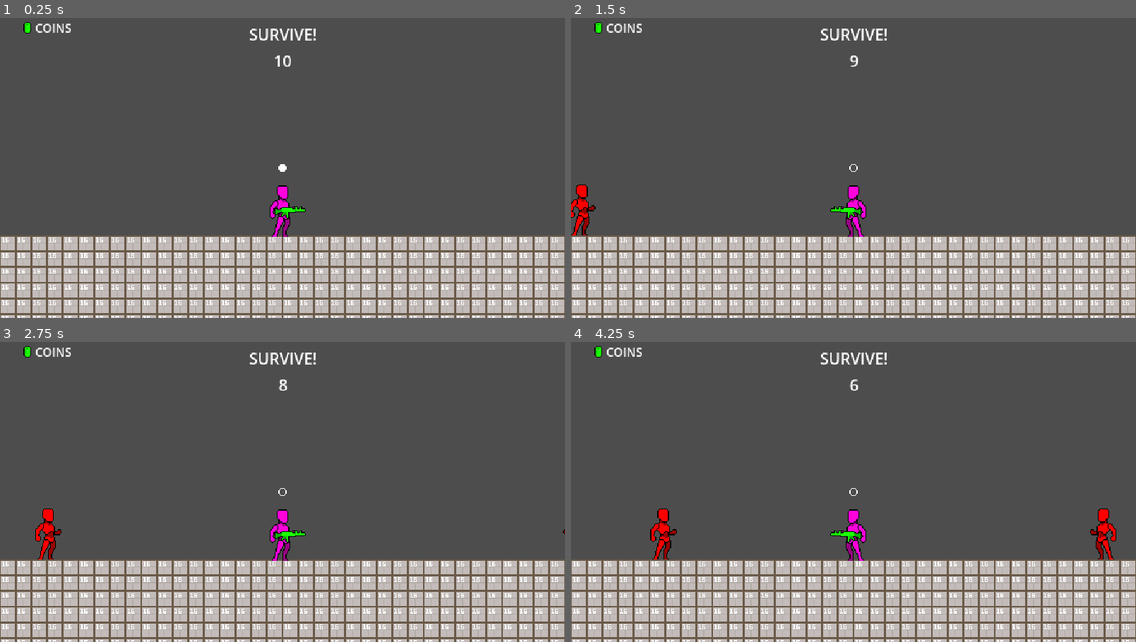
Above: before the commit, frames 1-4 (two rows, left to right).
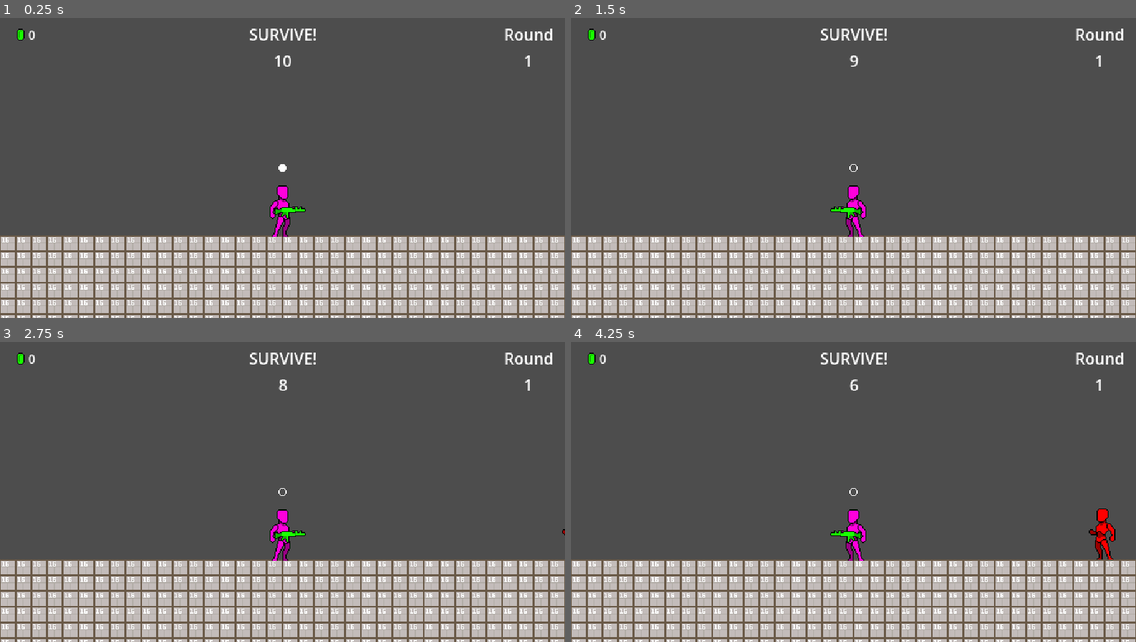
Above: after the commit, the same moments.

Repository: symbol24/sideroguesurvivor
Game: Godot game, scene res://scenes/utilities/boot.tscn
The game is run twice, just before and just after one commit, with the same random seed, the same clock (stepped at 60 frames per second) and the same inputs.
Inputs:
- Up to frame 1 (0.25 s): no input
- Up to frame 2 (1.5 s): tap Enter at 0.5 s; hold D (right) 0.53-1.28 s; hold Left (left) from 1.28 s (still down)
- Up to frame 3 (2.75 s): release Left (left) at 2.03 s; hold D (right) from 2.03 s (still down)
- Up to frame 4 (4.25 s): release D (right) at 3.53 s; hold Left (left) from 3.53 s (still down)

The runs differ from the first frame. In frame 1, 0.4% of the frame differs, in the area x 3-98%, y 1-17%; in frame 2, 0.8%; in frame 3, 0.8%; in frame 4, 1.0%, in the area x 3-98%, y 1-73%.

Commit message:
Feat: Implement buy menu, upgrade purchasing, and centralized player data
Introduces a dedicated "buy menu" UI for players to purchase upgrades between rounds. Establishes data structures (`UpgradeGroup`, `Upgrade`) and logic (`UpgradeManager`) for upgrade definitions and purchase attempts. Centralizes persistent player run data (currency, purchased upgrades) into a new `PlayerData` resource, managed by the `Game` singleton. Refines round management to include character cleanup and display of the current round number.

Diff:
--- a/code/characters/character.gd
+++ b/code/characters/character.gd
@@ -62,3 +62,7 @@
 
 func _remove_no_effect() -> void:
 	queue_free()
+
+
+func _round_end_cleanup() -> void:
+	pass
--- a/code/characters/enemies/enemy.gd
+++ b/code/characters/enemies/enemy.gd
@@ -61,3 +61,7 @@
 func _move(current_velocity:Vector2, delta:float) -> Vector2:
 	var x := clampf(current_velocity.x + (MOVE_SPEED * delta * _direction), -move_speed, move_speed)
 	return Vector2(x, current_velocity.y)
+
+
+func _round_end_cleanup() -> void:
+	_remove_no_effect()
--- a/code/characters/player/player_character.gd
+++ b/code/characters/player/player_character.gd
@@ -52,7 +52,7 @@
 	super()
 	add_to_group(&"player")
 	Signals.reload_timer_complete.connect(_reload_time_complete)
-	Signals.update_resource_1.connect(_update_resource_1)
+	Signals.new_upgrade.connect(_new_upgrade)
 
 
 func _process(delta: float) -> void:
@@ -121,3 +121,15 @@
 func _update_resource_1(value:int) -> void:
 	_data.currency1 += value
 	Signals.resource_1_updated.emit(_data.currency1)
+
+
+func _round_end_cleanup() -> void:
+	_left_pressed = false
+	_right_pressed = false
+	_input_timer = 0.0
+	_check_timer = 0.0
+	_attack_timer = 0.0
+
+
+func _new_upgrade(new_upgrade:Upgrade, type:UpgradeGroup.Type) -> void:
+	_data.add_upgrade(new_upgrade, type)
--- a/code/characters/player/player_character_data.gd
+++ b/code/characters/player/player_character_data.gd
@@ -10,7 +10,7 @@
 @export_category(&"Run Data")
 @export var currency1 := 0
 @export var currency2 := 0
-@export var unlocked_upgrades:Dictionary[StringName, Dictionary]
+@export var unlocked_upgrades:Dictionary[StringName, Upgrade]
 
 var invul_time := 0.0
 var weapon_delay := 1.0
@@ -26,3 +26,14 @@
 	weapon_delay = _starting_weapon_delay
 	weapon_reload_delay = _debug_weapon_reload_delay
 	bullet_count = _debug_bullet_count
+
+
+func add_upgrade(new_upgrade:Upgrade, type:UpgradeGroup.Type) -> void:
+	assert(new_upgrade != null, "Upgrade received by player character data is null")
+	if unlocked_upgrades.has(new_upgrade.id): return
+	unlocked_upgrades[new_upgrade.id] = new_upgrade
+	match type:
+		UpgradeGroup.Type.RELOAD_SPEED:
+			weapon_reload_delay += new_upgrade.value
+		_:
+			pass
--- a/code/managers/game.gd
+++ b/code/managers/game.gd
@@ -8,7 +8,13 @@
 enum State {MENUS, PLAYING, BUYING}
 
 
+var player:PlayerCharacter
+var player_data:PlayerData
 var _state:State = State.MENUS
+var _round_number := 0:
+	set(value):
+		_round_number = value
+		Signals.round_number_updated.emit(_round_number)
 var _round_timer := 10:
 	set(value):
 		_round_timer = value
@@ -27,6 +33,9 @@
 	name = &"GameManager"
 	process_mode = PROCESS_MODE_ALWAYS
 	Signals.start_round.connect(_start_round)
+	Signals.player_ready.connect(_player_ready)
+	Signals.create_debug_data.connect(_create_debug_data)
+	Signals.update_resource_1.connect(_update_resource_1)
 
 
 func _process(delta: float) -> void:
@@ -34,6 +43,7 @@
 
 
 func _start_round() -> void:
+	_round_number += 1
 	_round_timer = 10
 	_timer = 1.0
 	_state = State.PLAYING
@@ -45,3 +55,17 @@
 	_state = State.BUYING
 	Signals.toggle_display.emit(&"buy_menu", true)
 	Signals.toggle_display.emit(&"play_ui", false)
+
+
+func _player_ready(_player:PlayerCharacter) -> void:
+	assert(_player != null, "Player received by Game Manager is null.")
+	player = _player
+
+
+func _create_debug_data() -> void:
+	player_data = PlayerData.new()
+
+
+func _update_resource_1(value:int) -> void:
+	player_data.currency_1 += value
+	Signals.resource_1_updated.emit(player_data.currency_1)
--- a/code/ui/buy_menu.gd
+++ b/code/ui/buy_menu.gd
@@ -1 +1,37 @@
 class_name BuyMenu extends RidControl
+
+const RELOAD01:UpgradeGroup = preload("uid://ijh2n2vdv4nn")
+
+
+@export var upgrade_buttons:Array[BuyButton]
+
+var game:Game = null:
+	get:
+		if game == null: game = get_tree().get_first_node_in_group(&"GameManager")
+		return game
+
+@onready var btn_new_round:Button = %btn_new_round
+@onready var resource_1:Label = %resource_1
+
+
+func _ready() -> void:
+	super()
+	btn_new_round.pressed.connect(_start_next_round)
+
+
+func toggle_display(display := false) -> void:
+	if display:
+		resource_1.text = str(game.player_data.currency_1)
+		_display_upgrades()
+	set_visible(display)
+
+
+func _start_next_round() -> void:
+	Signals.toggle_display.emit(&"buy_menu", false)
+	Signals.toggle_display.emit(&"play_ui", true)
+	Signals.start_round.emit()
+
+
+func _display_upgrades() -> void:
+	for each in upgrade_buttons:
+		each.set_state()
--- /dev/null
+++ b/code/ui/buy_menu/buy_button.gd
@@ -0,0 +1,19 @@
+class_name BuyButton extends Control
+
+
+@export var upgrade_data:UpgradeGroup
+
+@onready var icon:TextureRect = %icon
+@onready var resource_1:Label = %resource_1
+@onready var count:Label = %count
+
+
+func _ready() -> void:
+	assert(upgrade_data != null, name + " does not contain an upgrade group!")
+
+
+func set_state() -> void:
+	if upgrade_data.icon_uid != "": icon.texture = load(upgrade_data.icon_uid)
+	count.text = str(upgrade_data.current_id) + "/" + str(upgrade_data.group.size())
+	print(upgrade_data.group[0].cost)
+	resource_1.text = str(upgrade_data.current_cost[Game.Currency.CURRENCY1]) if upgrade_data.current_cost.has(Game.Currency.CURRENCY1) else "0"
--- a/code/ui/play_ui.gd
+++ b/code/ui/play_ui.gd
@@ -8,6 +8,7 @@
 @onready var reload_delay_bar:ProgressBar = %reload_delay_bar
 @onready var resource_1:Label = %resource_1
 @onready var timer_label:Label = %timer_label
+@onready var round_number:Label = %round_number
 
 
 func _ready() -> void:
@@ -16,6 +17,7 @@
 	Signals.shots_fired.connect(_shots_fired)
 	Signals.resource_1_updated.connect(_update_resource_1)
 	Signals.round_timer_updated.connect(_update_timer_label)
+	Signals.round_number_updated.connect(_update_round_number)
 
 
 func _process(delta: float) -> void:
@@ -38,7 +40,6 @@
 
 func _shots_fired(remaining:int) -> void:
 	for i in bullet_icons.size():
-		print("remaining: ", remaining, " i: ", i+1)
 		bullet_icons[i].toggle(true if i+1 <= remaining else false)
 
 
@@ -53,3 +54,8 @@
 
 func _update_timer_label(value:int) -> void:
 	timer_label.text = str(value)
+
+
+func _update_round_number(value:int) -> void:
+	if round_number == null: return
+	round_number.text = str(value)
--- a/code/upgrades/upgrade.gd
+++ b/code/upgrades/upgrade.gd
@@ -4,3 +4,4 @@
 @export var id := &""
 @export var cost:Dictionary[Game.Currency, int]
 @export var value:Variant
+@export var prerecs:Dictionary[StringName, bool] = {}
--- a/code/upgrades/upgrade_group.gd
+++ b/code/upgrades/upgrade_group.gd
@@ -6,6 +6,14 @@
 
 
 @export var id := &""
+@export var icon_uid := ""
+@export var display_name:String
+@export var description:String
 @export var type:Type
 @export var calculation:Calculation
 @export var group:Array[Upgrade]
+
+var current_id := 0
+var current_cost:Dictionary[Game.Currency, int]:
+	get:
+		return group[current_id].cost
--- a/code/upgrades/upgrade_manager.gd
+++ b/code/upgrades/upgrade_manager.gd
@@ -3,7 +3,32 @@
 
 @export var upgrade_groups:Array[UpgradeGroup]
 
+var game:Game:
+	get:
+		if game == null: game = get_tree().get_first_node_in_group(&"GameManager")
+		return game
+
 
 func _ready() -> void:
 	name = &"UpgadeManager"
 	process_mode = PROCESS_MODE_ALWAYS
+
+
+func _attempt_purchase(id:StringName, upgrade:Upgrade) -> void:
+	var can_buy := true
+
+	for currency in upgrade.cost.keys():
+		match currency:
+			Game.Currency.CURRENCY1:
+				if game.player._data.currency1 < upgrade.cost[currency]:
+					can_buy = false
+			Game.Currency.CURRENCY2:
+				if game.player._data.currency2 < upgrade.cost[currency]:
+					can_buy = false
+			_:
+				can_buy = false
+
+	if can_buy:
+		pass
+	else:
+		pass
--- a/code/utilities/boot.gd
+++ b/code/utilities/boot.gd
@@ -16,5 +16,6 @@
 	var ui = load(UI_UID).instantiate()
 	get_tree().root.add_child.call_deferred(ui)
 	if not ui.is_node_ready(): await ui.ready
+	Signals.create_debug_data.emit()
 	var target = load(TARGET)
 	get_tree().change_scene_to_packed(target)
--- a/code/utilities/player_data.gd
+++ b/code/utilities/player_data.gd
@@ -3,3 +3,8 @@
 
 @export var id := &""
 @export var last_save_time:float
+
+@export var currency_1:int = 0
+@export var currency_2:int = 0
+
+@export var purchased_upgrades:Dictionary[StringName, Upgrade] = {}
--- a/code/utilities/signals.gd
+++ b/code/utilities/signals.gd
@@ -13,6 +13,7 @@
 signal resource_1_updated(value:int)
 
 # PLAYER
+signal player_ready(player:PlayerCharacter)
 signal start_reload_timer(time:float)
 signal reload_timer_complete
 signal shots_fired(remaining:int)
@@ -23,3 +24,11 @@
 signal toggle_active(value:bool)
 signal start_round()
 signal round_timer_updated(value:int)
+signal round_number_updated(value:int)
+
+# UPGRADES
+signal new_upgrade(new_upgrade:Upgrade, type:UpgradeGroup.Type)
+signal attempt_purchase(id:StringName, upgrade:Upgrade)
+
+# SAVE / LOAD
+signal create_debug_data
--- a/code/utilities/world.gd
+++ b/code/utilities/world.gd
@@ -9,6 +9,7 @@
 @export var left_spawn:Marker2D
 @export var right_spawn:Marker2D
 
+var _active := false
 var _debug_timer := 0.0:
 	set(value):
 		_debug_timer = value
@@ -18,6 +19,7 @@
 
 
 func _ready() -> void:
+	Signals.toggle_active.connect(_toggle_active)
 	var sm:Spawn = Spawn.new()
 	add_child(sm)
 	if not sm.is_node_ready(): await sm.ready
@@ -30,4 +32,9 @@
 
 
 func _process(delta: float) -> void:
-	_debug_timer -= delta
+	if _active: _debug_timer -= delta
+
+
+func _toggle_active(value:bool) -> void:
+	_debug_timer = 0.0
+	_active = value
--- /dev/null
+++ b/data/default.tres
@@ -0,0 +1,8 @@
+[gd_resource type="Theme" format=3 uid="uid://dpdgct5s8vlk0"]
+
+[sub_resource type="StyleBoxFlat" id="StyleBoxFlat_gxc1e"]
+bg_color = Color(0.07450981, 0.07450981, 0.07450981, 1)
+
+[resource]
+BuyMenuBack/base_type = &"Panel"
+BuyMenuBack/styles/panel = SubResource("StyleBoxFlat_gxc1e")
--- a/data/upgrades/reload_time_01.tres
+++ b/data/upgrades/reload_time_01.tres
@@ -18,6 +18,8 @@
 [resource]
 script = ExtResource("2_ktvs4")
 id = &"reload_time_01"
+display_name = "reload time"
+description = "Reduce time to reload."
 type = 2
 group = Array[ExtResource("1_u1cuy")]([SubResource("Resource_6bsfc"), SubResource("Resource_u1cuy")])
 metadata/_custom_type_script = "uid://bp5gir3raop0v"
--- a/project.godot
+++ b/project.godot
@@ -30,7 +30,7 @@
 window/size/window_width_override=1152
 window/size/window_height_override=648
 window/stretch/mode="canvas_items"
-window/stretch/aspect="expand"
+window/stretch/aspect="keep_width"
 window/stretch/scale_mode="integer"
 
 [file_customization]
@@ -46,6 +46,10 @@
 
 spawn_point="A spawn_point"
 player="The player character"
+
+[gui]
+
+theme/custom="uid://dpdgct5s8vlk0"
 
 [input]
 
--- a/scenes/ui/buy_menu.tscn
+++ b/scenes/ui/buy_menu.tscn
@@ -1,16 +1,68 @@
 [gd_scene format=3 uid="uid://52nnvny06moc"]
 
 [ext_resource type="Script" uid="uid://jymoeo0at8ol" path="res://code/ui/buy_menu.gd" id="1_pvw85"]
+[ext_resource type="TileSet" uid="uid://df1r0x6d6wkmb" path="res://data/debug_tileset.tres" id="2_v4ntl"]
+[ext_resource type="PackedScene" uid="uid://6o6a3eovkhg2" path="res://scenes/ui/buy_menu/buy_button.tscn" id="3_nwdi4"]
+[ext_resource type="Resource" uid="uid://ijh2n2vdv4nn" path="res://data/upgrades/reload_time_01.tres" id="4_upcjb"]
 
-[node name="BuyMenu" type="Control" unique_id=1212878229]
+[node name="BuyMenu" type="Control" unique_id=1212878229 node_paths=PackedStringArray("upgrade_buttons")]
 layout_mode = 3
 anchors_preset = 0
 script = ExtResource("1_pvw85")
+upgrade_buttons = [NodePath("BuyButton")]
 _id = &"buy_menu"
 metadata/_custom_type_script = "uid://qfxrd2hwhkmy"
 
+[node name="Panel" type="Panel" parent="." unique_id=413211740]
+layout_mode = 0
+offset_left = -10.0
+offset_top = -10.0
+offset_right = 588.0
+offset_bottom = 334.0
+theme_type_variation = &"BuyMenuBack"
+
 [node name="Label" type="Label" parent="." unique_id=309084659]
 layout_mode = 0
-offset_right = 40.0
+offset_right = 85.0
 offset_bottom = 23.0
 text = "BUY MENU"
+
+[node name="btn_new_round" type="Button" parent="." unique_id=1702519887]
+unique_name_in_owner = true
+layout_mode = 0
+offset_left = 450.0
+offset_top = 279.0
+offset_right = 562.0
+offset_bottom = 310.0
+text = "NEXT ROUND"
+
+[node name="resource_1" type="HBoxContainer" parent="." unique_id=1389460454]
+custom_minimum_size = Vector2(0, 16)
+layout_mode = 0
+offset_left = 13.0
+offset_top = 27.0
+offset_right = 66.0
+offset_bottom = 44.0
+theme_override_constants/separation = 0
+
+[node name="coin" type="Control" parent="resource_1" unique_id=1997434874]
+custom_minimum_size = Vector2(16, 16)
+layout_mode = 2
+
+[node name="TileMapLayer" type="TileMapLayer" parent="resource_1/coin" unique_id=301944103]
+tile_map_data = PackedByteArray(0, 0, 0, 0, 0, 0, 0, 0, 12, 0, 15, 0, 0, 0)
+tile_set = ExtResource("2_v4ntl")
+
+[node name="resource_1" type="Label" parent="resource_1" unique_id=1870106850]
+unique_name_in_owner = true
+layout_mode = 2
+theme_override_font_sizes/font_size = 12
+text = "0"
+
+[node name="BuyButton" parent="." unique_id=437087590 instance=ExtResource("3_nwdi4")]
+layout_mode = 1
+offset_left = 139.0
+offset_top = 135.0
+offset_right = 239.0
+offset_bottom = 175.0
+upgrade_data = ExtResource("4_upcjb")
--- /dev/null
+++ b/scenes/ui/buy_menu/buy_button.tscn
@@ -0,0 +1,68 @@
+[gd_scene format=3 uid="uid://6o6a3eovkhg2"]
+
+[ext_resource type="Script" uid="uid://cyqju81vp70p6" path="res://code/ui/buy_menu/buy_button.gd" id="1_c1j72"]
+[ext_resource type="TileSet" uid="uid://df1r0x6d6wkmb" path="res://data/debug_tileset.tres" id="1_uy81s"]
+[ext_resource type="Texture2D" uid="uid://b4omc52my6nst" path="res://textures/debug/8x8_timer_inner.png" id="2_xjwjg"]
+
+[node name="BuyButton" type="Control" unique_id=437087590]
+custom_minimum_size = Vector2(32, 40)
+layout_mode = 3
+anchors_preset = 15
+anchor_right = 1.0
+anchor_bottom = 1.0
+offset_right = -544.0
+offset_bottom = -284.0
+grow_horizontal = 2
+grow_vertical = 2
+script = ExtResource("1_c1j72")
+
+[node name="VBoxContainer" type="VBoxContainer" parent="." unique_id=1521968828]
+custom_minimum_size = Vector2(24, 0)
+layout_mode = 0
+offset_right = 24.0
+offset_bottom = 24.0
+theme_override_constants/separation = 0
+
+[node name="icon" type="TextureRect" parent="VBoxContainer" unique_id=1520740885]
+unique_name_in_owner = true
+custom_minimum_size = Vector2(16, 16)
+layout_mode = 2
+size_flags_horizontal = 4
+size_flags_vertical = 0
+texture = ExtResource("2_xjwjg")
+expand_mode = 4
+
+[node name="resource_1" type="HBoxContainer" parent="VBoxContainer" unique_id=354696402]
+custom_minimum_size = Vector2(24, 8)
+layout_mode = 2
+size_flags_horizontal = 0
+size_flags_vertical = 4
+theme_override_constants/separation = 0
+
+[node name="coin" type="Control" parent="VBoxContainer/resource_1" unique_id=1885297509]
+custom_minimum_size = Vector2(6, 8)
+layout_mode = 2
+
+[node name="TileMapLayer" type="TileMapLayer" parent="VBoxContainer/resource_1/coin" unique_id=771901238]
+position = Vector2(-2, -1)
+scale = Vector2(0.6, 0.6)
+tile_map_data = PackedByteArray(0, 0, 0, 0, 0, 0, 0, 0, 12, 0, 15, 0, 0, 0)
+tile_set = ExtResource("1_uy81s")
+
+[node name="resource_1" type="Label" parent="VBoxContainer/resource_1" unique_id=36600190]
+unique_name_in_owner = true
+layout_mode = 2
+size_flags_vertical = 0
+theme_override_font_sizes/font_size = 5
+text = "0"
+
+[node name="count" type="Label" parent="VBoxContainer/resource_1" unique_id=327253151]
+unique_name_in_owner = true
+custom_minimum_size = Vector2(10, 0)
+layout_mode = 2
+size_flags_horizontal = 10
+theme_override_font_sizes/font_size = 6
+text = "X/X"
+horizontal_alignment = 2
+clip_text = true
+text_overrun_behavior = 2
--- a/scenes/ui/play_ui.tscn
+++ b/scenes/ui/play_ui.tscn
@@ -36,10 +36,10 @@
 [node name="resource_1" type="HBoxContainer" parent="." unique_id=1281707704]
 custom_minimum_size = Vector2(0, 16)
 layout_mode = 0
-offset_left = 20.0
-offset_top = 20.0
-offset_right = 73.0
-offset_bottom = 37.0
+offset_left = 13.0
+offset_top = 27.0
+offset_right = 66.0
+offset_bottom = 44.0
 theme_override_constants/separation = 0
 
 [node name="coin" type="Control" parent="resource_1" unique_id=973298665]
@@ -54,7 +54,7 @@
 unique_name_in_owner = true
 layout_mode = 2
 theme_override_font_sizes/font_size = 12
-text = "COINS"
+text = "0"
 
 [node name="timer_vbox" type="VBoxContainer" parent="." unique_id=238980816]
 layout_mode = 0
@@ -72,3 +72,20 @@
 layout_mode = 2
 text = "00"
 horizontal_alignment = 1
+
+[node name="round_vbox" type="VBoxContainer" parent="." unique_id=674754822]
+layout_mode = 0
+offset_left = 514.0
+offset_top = 23.0
+offset_right = 565.0
+offset_bottom = 73.0
+
+[node name="Label" type="Label" parent="round_vbox" unique_id=814330072]
+layout_mode = 2
+text = "Round"
+
+[node name="round_number" type="Label" parent="round_vbox" unique_id=2027091372]
+unique_name_in_owner = true
+layout_mode = 2
+text = "0"
+horizontal_alignment = 1
Not shown, added: code/ui/buy_menu/buy_button.gd.uid
